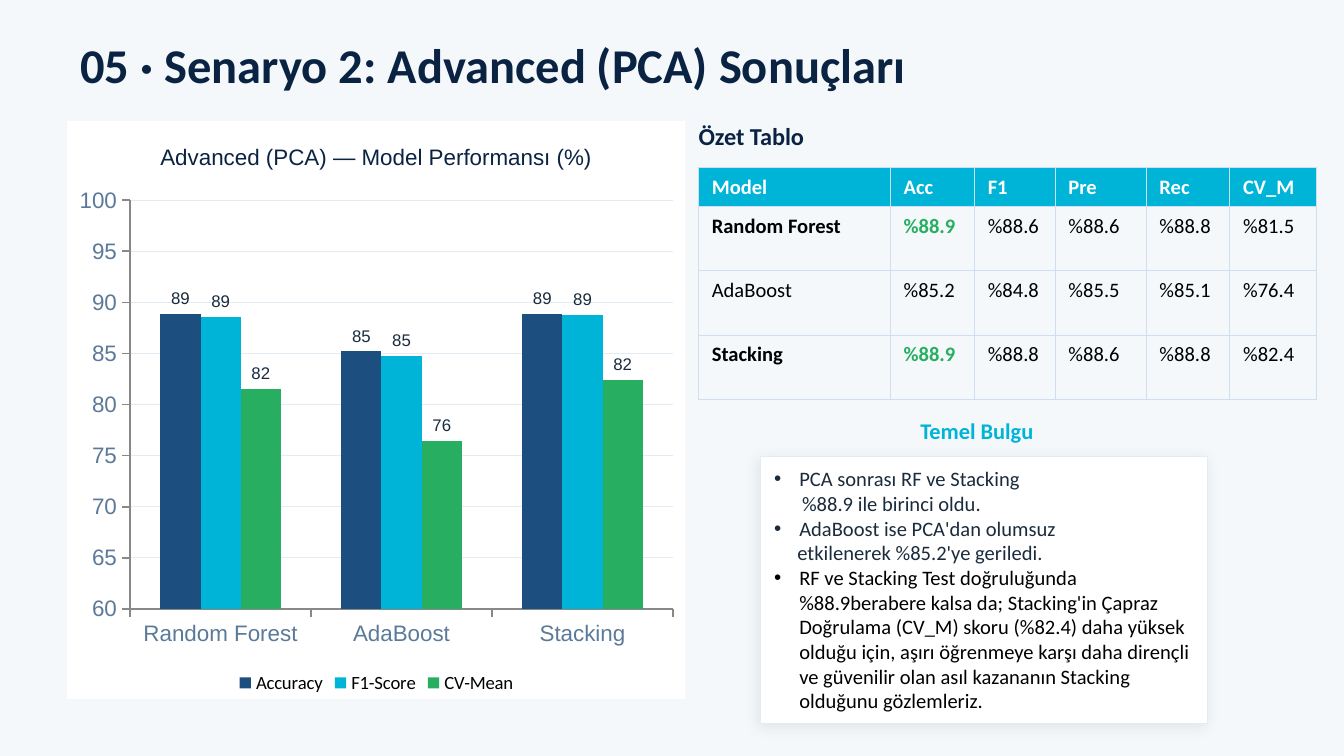
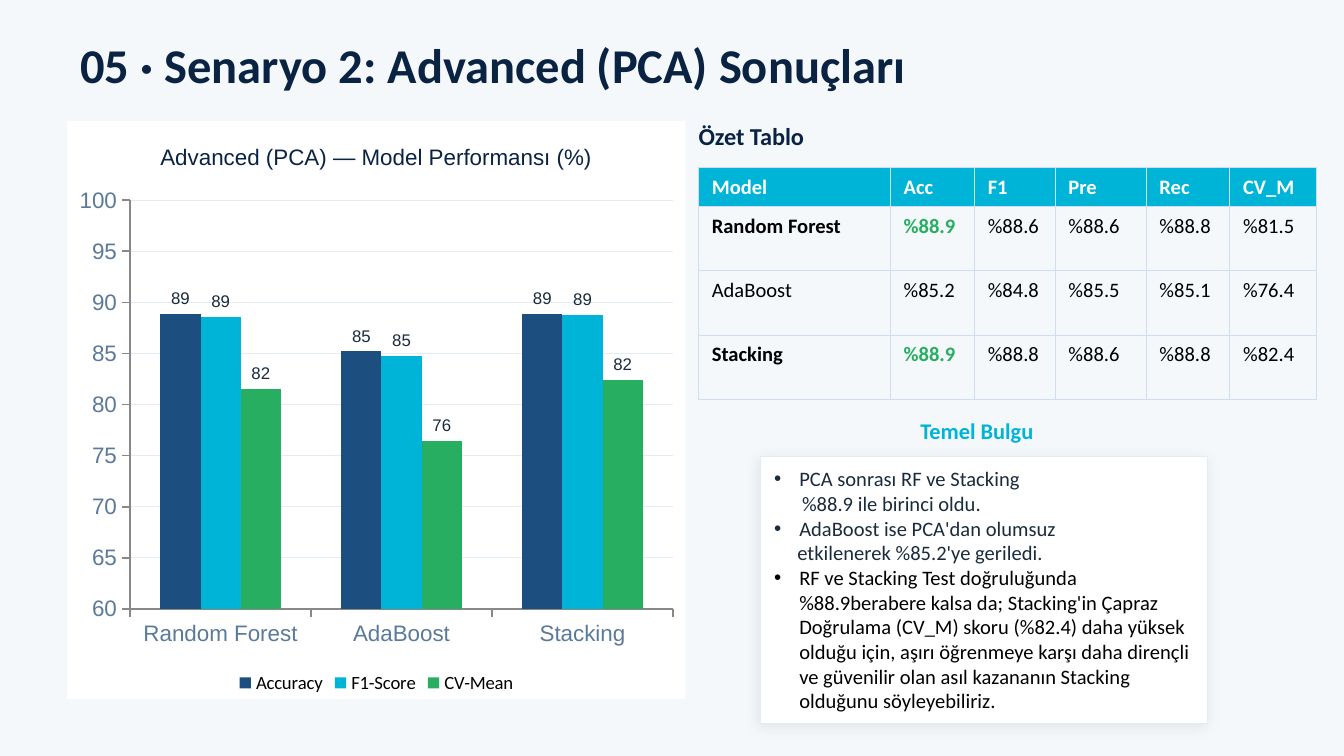
Before and after one commit to seydaytemur/ensemble-learning-homework, a slide deck: slide 10 of heart_disease_present.pptx. Drawn at 1344x756 pixels with LibreOffice and Linux fonts; fonts in the diff are those of the drawing. Boxes give left, top, right and bottom in pixels: in the first picture for what was removed or moved away, otherwise in the second. Text is boxed around its words. In the diff, an @@ line names an element or a change of style, - is before the commit and + after.

Commit message:
update report and presentation

```diff
--- a/heart_disease_present.pptx
+++ b/heart_disease_present.pptx
@@ text at (799,570,1189,712): text changed @@
-• RF ve Stacking Test doğruluğunda %88.9berabere kalsa da; Stacking'in Çapraz Doğrulama (CV_M) skoru (%82.4) daha yüksek olduğu için, aşırı öğrenmeye karşı daha dirençli ve güvenilir olan asıl kazananın Stacking olduğunu gözlemleriz.
+• RF ve Stacking Test doğruluğunda %88.9berabere kalsa da; Stacking'in Çapraz Doğrulama (CV_M) skoru (%82.4) daha yüksek olduğu için, aşırı öğrenmeye karşı daha dirençli ve güvenilir olan asıl kazananın Stacking olduğunu söyleyebiliriz.
```
Also in this commit, not shown: 2 other files.
